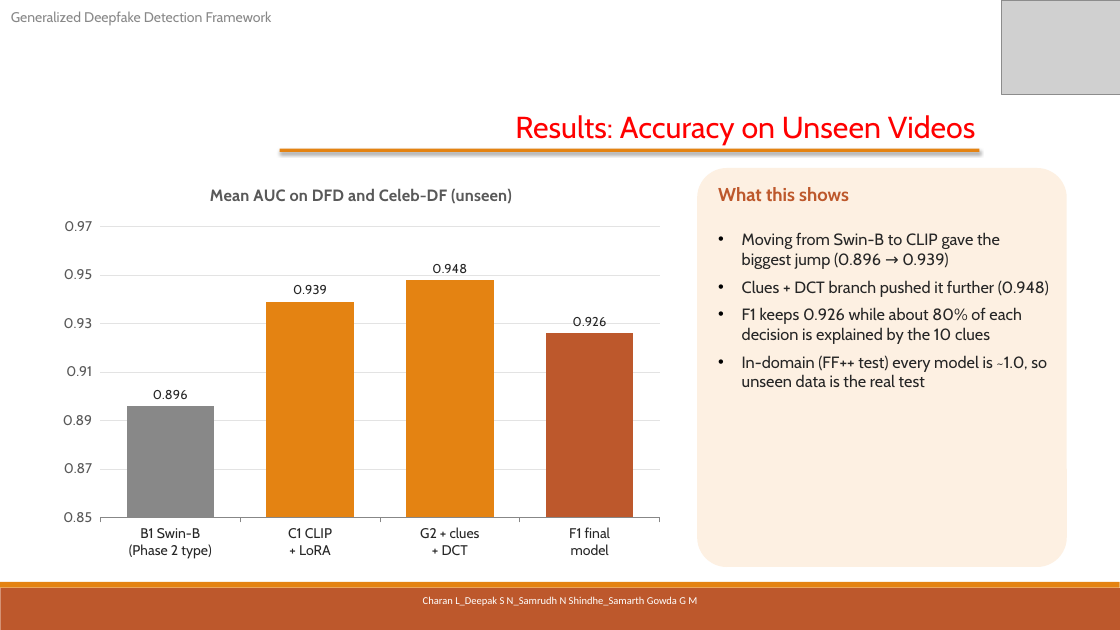
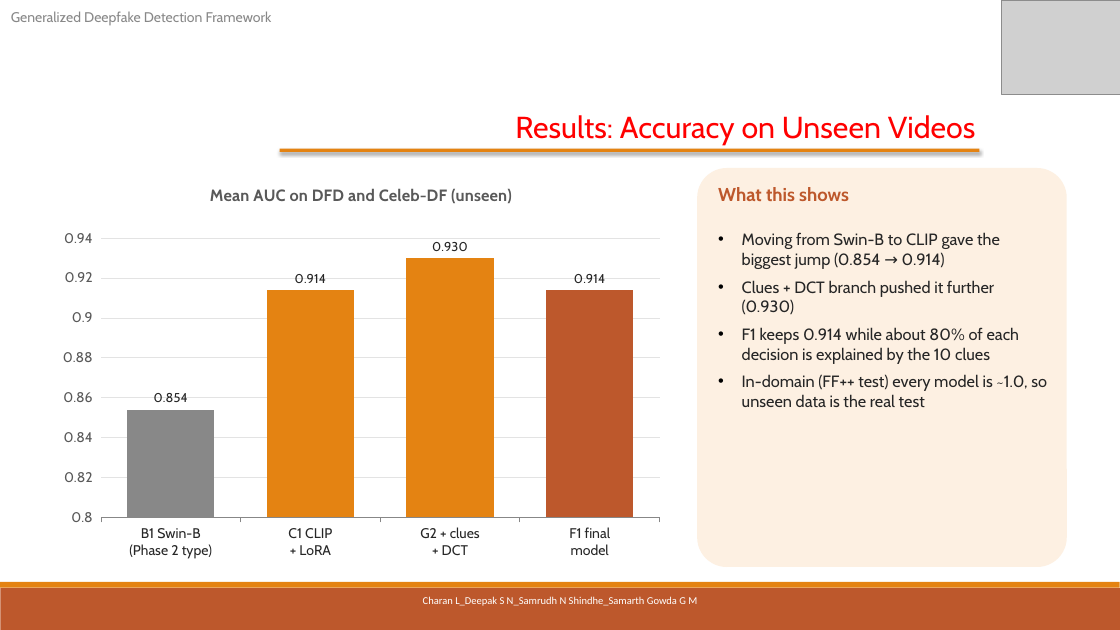
Before and after one commit to pes1ug23cs178/CAPSTONE_PW_26_RJ_02, a slide deck: slide 16 of ESA Report/output/PW26_RJ_02_Review3.pptx. Drawn at 1120x630 pixels with LibreOffice and Linux fonts; fonts in the diff are those of the drawing; grey boxes stand for pictures. Boxes give left, top, right and bottom in pixels: in the first picture for what was removed or moved away, otherwise in the second. Text is boxed around its words. In the diff, an @@ line names an element or a change of style, - is before the commit and + after.

```diff
--- a/ESA Report/output/PW26_RJ_02_Review3.pptx
+++ b/ESA Report/output/PW26_RJ_02_Review3.pptx
@@ column chart at box(50, 168, 672, 567) @@
-Series 1: 0.896, 0.939, 0.948, 0.926
+Series 1: 0.854, 0.914, 0.93, 0.914
@@ value axis changed @@
@@ text at box(742, 232, 1020, 364): text changed @@
-• Moving from Swin-B to CLIP gave the biggest jump (0.896 → 0.939)
-• Clues + DCT branch pushed it further (0.948)
-• F1 keeps 0.926 while about 80% of each decision is explained by the 10 clues
+• Moving from Swin-B to CLIP gave the biggest jump (0.854 → 0.914)
+• Clues + DCT branch pushed it further (0.930)
+• F1 keeps 0.914 while about 80% of each decision is explained by the 10 clues
```
Also in this commit, not shown: 10 other slides changed, 8 other files.
